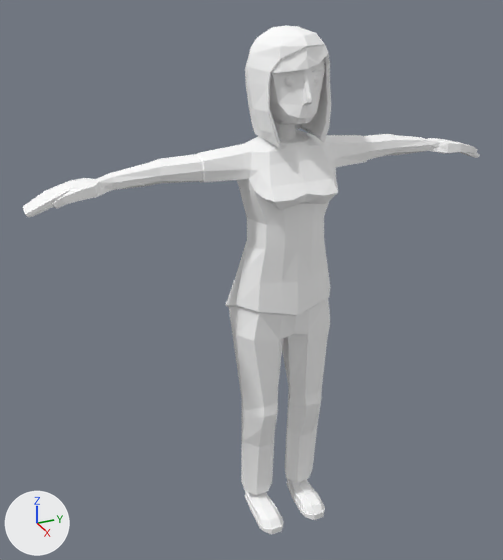
The glTF model frontend/assets/models3d/packs/quaternius-fbx/animated_woman.glb as it was, and as the next commit left it.
One viewpoint serves both versions: a camera (50 mm lens) standing at (2.071, -1.052, 1.061) and looking at (-0.056, -0.096, -0.003). Every picture has the same lights, and +X, +Y and +Z are marked at lower left. The older version comes first. Where no turn or scale is listed for an object, it has been applied to the vertices.

Script lines for the objects in view, before the commit:
```python
mat_material_0 = principled_material('Material_0')
mat_material_0.base_color = (1.0, 1.0, 1.0)  # white #ffffff
mat_material_0.roughness = 0.85
me_mesh_0 = bpy.data.meshes.new('Mesh_0')
me_mesh_0.from_pydata(...)  # 954 vertices, 1908 faces; spans x -0.16..0.19, y -0.86..0.85, z -1.01..0.88
me_mesh_0.materials.append(mat_material_0)  # white #ffffff
ob_woman = bpy.data.objects.new('Woman', me_mesh_0)
ob_woman.location = (0.0, 0.0, 0.0)
```
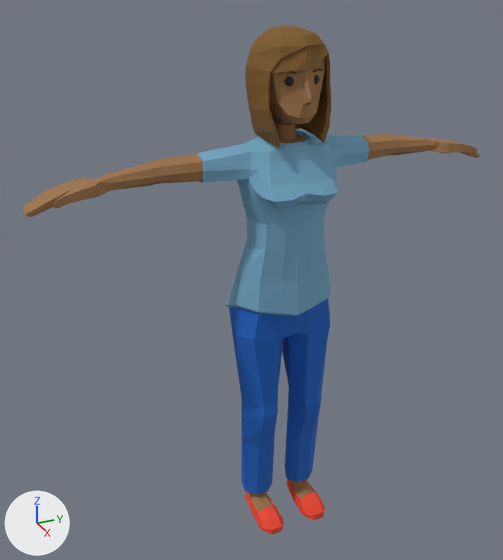
Diff of the bpy script that builds the scene:
```diff
--- a/frontend/assets/models3d/packs/quaternius-fbx/animated_woman.glb.py
+++ b/frontend/assets/models3d/packs/quaternius-fbx/animated_woman.glb.py
@@ img_image_0 @@
+img_image_0 = load_image('Image_0', '_unpacked/Image_0', 32, 32, 'sRGB')
@@ mat_material_0 @@
 mat_material_0 = principled_material('Material_0')
-mat_material_0.base_color = (1.0, 1.0, 1.0)  # white #ffffff
+mat_material_0.texture = img_image_0
 mat_material_0.roughness = 0.85
```

Boxes (x1, y1, x2, y2) around the edits, measured in the pictures (503 x 560 px):
'Woman', surface changed (darker): (23, 25, 480, 534) in both
